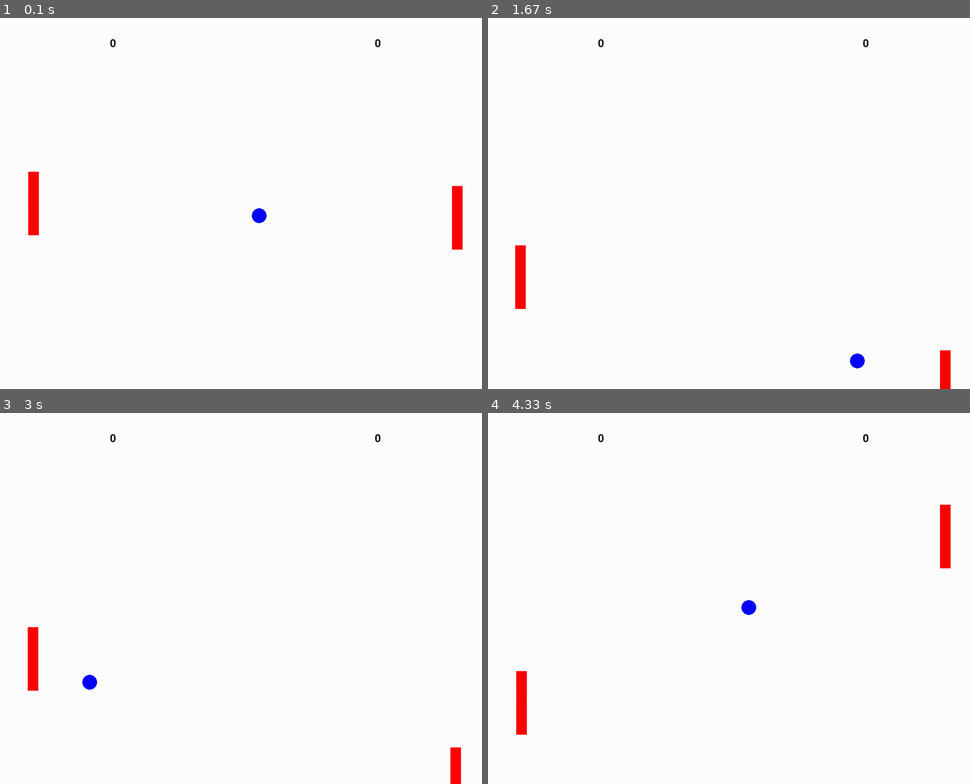
Above: before the commit, frames 1-4 (two rows, left to right).
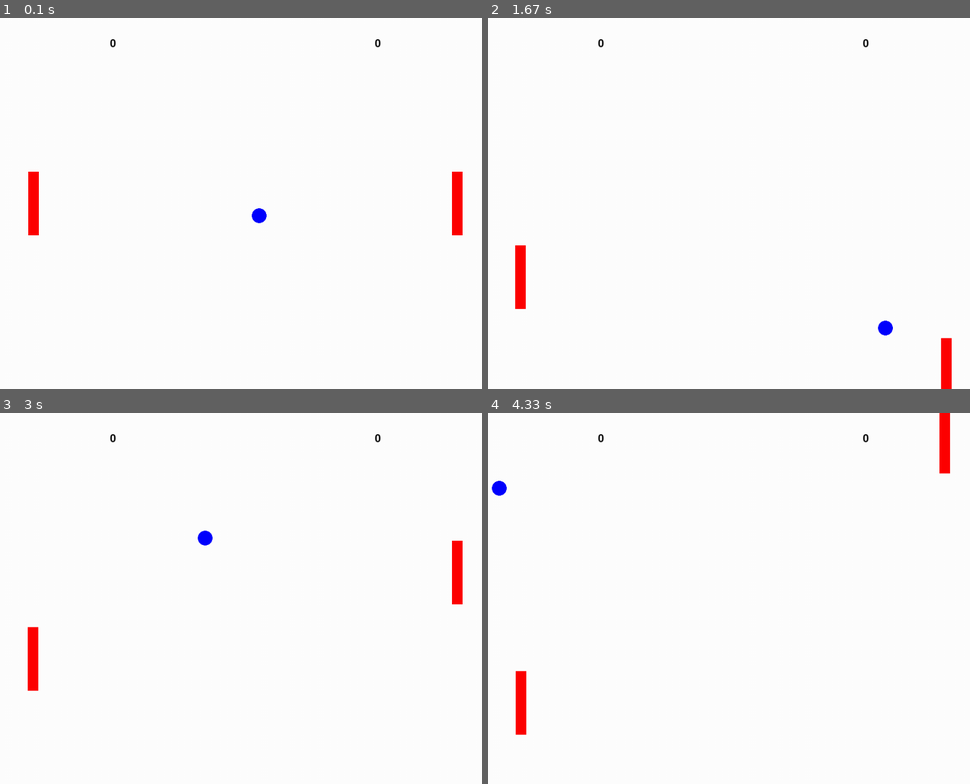
Above: after the commit, the same moments.

Repository: kjchavez/pygame-engine
Game: pygame game, started from Pong.py
The game is run twice, just before and just after one commit, with the same random seed, the same clock (stepped at 60 frames per second) and the same inputs. The source is Python 2; it was converted automatically to run under Python 3.
Inputs (mouse positions are in pixels of both pictures, inside the frame that each line leads up to):
- Up to frame 1 (0.1 s): no input
- Up to frame 2 (1.67 s): click (902, 192) at 0.38 s; tap Space at 0.73, 1.03 s; click (608, 207) at 0.75 s; click (926, 333) at 1.22 s; click (608, 129) at 1.55 s
- Up to frame 3 (3 s): click (245, 643) at 1.88 s; click (168, 520) at 2.22 s; click (428, 694) at 2.55 s; click (72, 635) at 2.88 s
- Up to frame 4 (4.33 s): click (579, 528) at 3.22 s; click (608, 661) at 3.55 s; click (921, 683) at 3.88 s; click (569, 735) at 4.22 s

The runs differ from the first frame. In frame 1, 0.2% of the frame differs, in the area x 93-96%, y 41-63%; in frame 2, 0.3%; in frame 3, 0.8%; in frame 4, 1.0%, in the area x 0-96%, y 0-87%.

Commit message:
Fixed collision points/normal vectors for ball

Diff:
--- a/Pong.py
+++ b/Pong.py
@@ -12,7 +12,7 @@
 kp = 2000
 kv = 500
 BALL_SPEED = 40. # meters per second
-DIFFICULTY = "hard" #"medium" #"hard"
+DIFFICULTY = "easy" #"medium" #"hard"
 
 class Score(GraphicEntity):
 	def __init__(self,world,side):
@@ -45,7 +45,7 @@
 		self.collisionPoints = [
 								(np.array([0,15]),np.array([-1,0])),
 								(np.array([30,15]),np.array([1,0])),
-								(np.array([30,0]),np.array([0,-1])),
+								(np.array([15,0]),np.array([0,-1])),
 								(np.array([15,30]),np.array([0,1]))
 							   ]
 
@@ -122,7 +122,7 @@
 				expectedYPos = -expectedYPos
 			elif expectedYPos > self.world.size[1]:
 				expectedYPos = self.world.size[1] - (expectedYPos-self.world.size[1])
-		positionDesired[self.degreeOfFreedom] = expectedYPos
+			positionDesired[self.degreeOfFreedom] = expectedYPos
 		positionDesired[1-self.degreeOfFreedom] = self.fixedCoordinate
 		velocityDesired = np.array((0.,0.))
 
Not shown, added: README.txt
